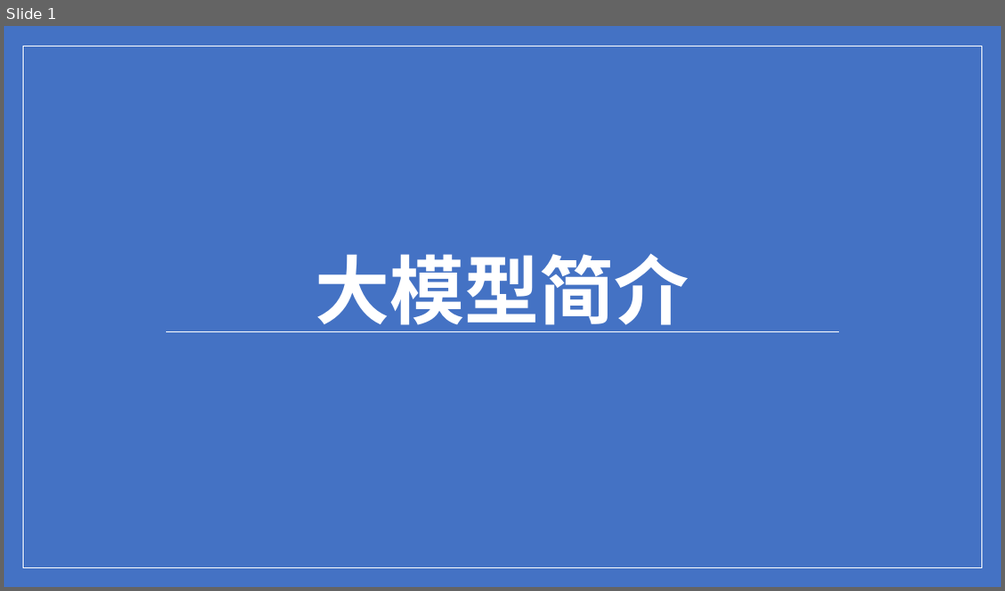
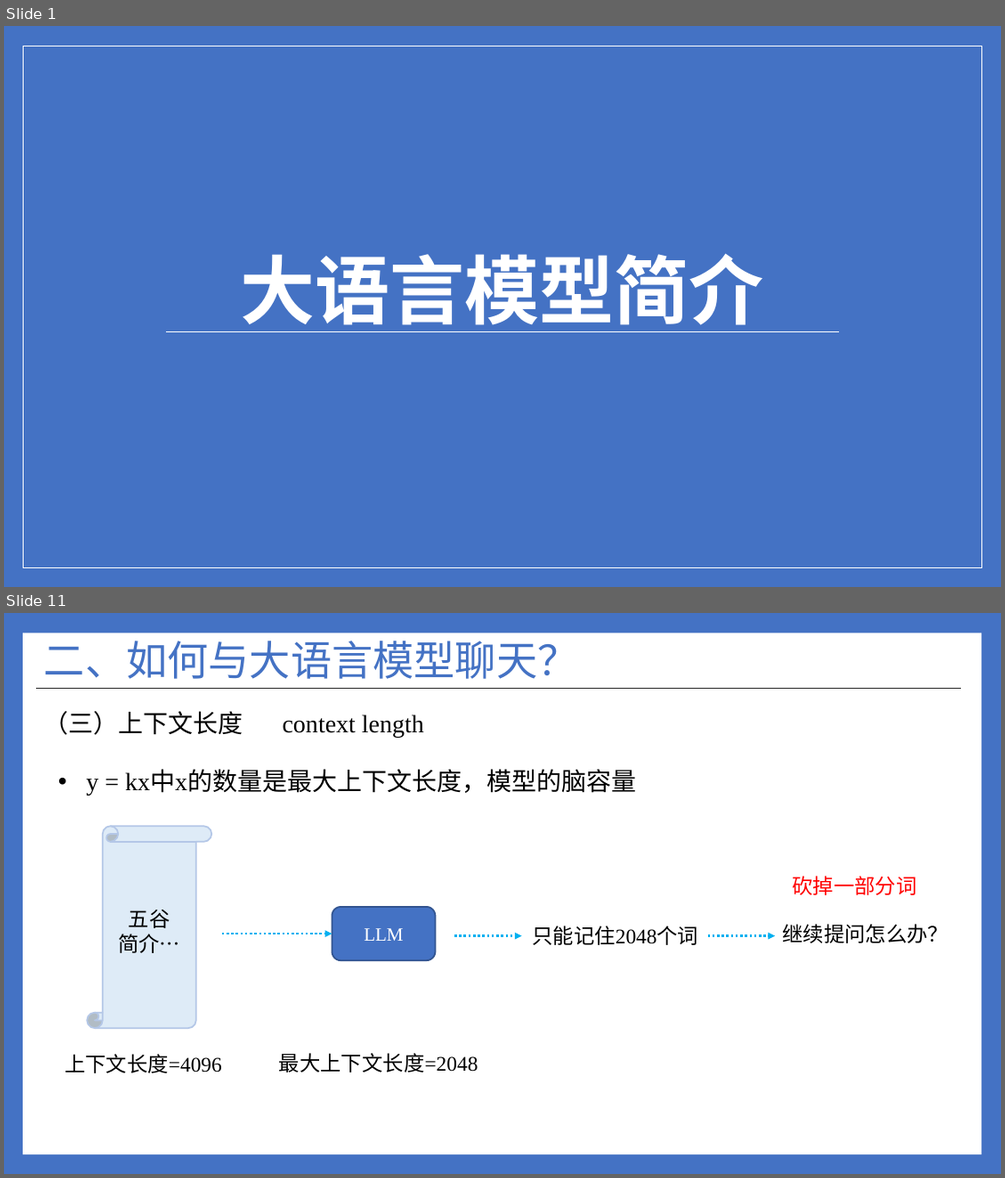
Before and after one commit to ylsdamxssjxxdd/eva, a slide deck: utils/软件介绍.pptx. Shown one above the other, each under a label of ours: slide 1 before the commit, slides 1 and 11 after it; the slides between them are not shown. The pictures are 1005x591 and 1005x1178 pixels, drawn with LibreOffice and Linux fonts; fonts in the diff are those of the drawing. Boxes give left, top, right and bottom in pixels: in the first picture for what was removed or moved away, otherwise in the second. Text is boxed around its words. In the diff, an @@ line names an element or a change of style, - is before the commit and + after.

```diff
--- a/utils/软件介绍.pptx
+++ b/utils/软件介绍.pptx
@@ slide 11 added at [4, 613, 1001, 1174], background #4472C4 @@
@@ rectangle added at [23, 633, 981, 1154], fill #FFFFFF @@
@@ title added at [44, 641, 579, 679], 39.6 pt, text #4472C4 @@
+二、如何与大语言模型聊天？
@@ line added from (36, 689) to (961, 689), #262626 1 pt @@
@@ text added at [44, 711, 424, 738], 24 pt, text #000000 @@
+（三）上下文长度 context length
@@ text added at [86, 771, 636, 795], 24 pt, text #000000 @@
+• y = kx中x的数量是最大上下文长度，模型的脑容量
@@ vertical scroll added at [87, 826, 212, 1028], fill #DEEBF7, outline #B4C7E7 1.5 pt, 20 pt, text #000000 @@
+五谷
+简介…
@@ text added at [792, 876, 916, 895], 20 pt, text #FF0000 @@
+砍掉一部分词
@@ rounded rectangle added at [332, 907, 436, 961], fill #4472C4, outline #325491 1.5 pt, 18 pt, text #FFFFFF @@
+LLM
@@ text added at [532, 925, 698, 945], 20 pt, text #000000 @@
+只能记住2048个词
@@ text added at [782, 924, 948, 943], 20 pt, text #000000 @@
+继续提问怎么办？
@@ arrow added from (222, 933) to (332, 933), #00B0F0 2.25 pt dashed @@
@@ arrow added from (454, 936) to (521, 936), #00B0F0 2.25 pt dashed @@
@@ arrow added from (708, 936) to (775, 936), #00B0F0 2.25 pt dashed @@
@@ text added at [65, 1054, 222, 1073], 20 pt, text #000000 @@
+上下文长度=4096
@@ text added at [279, 1053, 478, 1072], 20 pt, text #000000 @@
+最大上下文长度=2048
@@ slide 1 changed as well @@
@@ title at [241, 253, 764, 332]: text changed @@
-大模型简介
+大语言模型简介
```
Also in this commit, not shown: 4 other slides changed, 8 other slides added, 2 slides removed, 8 other files.
